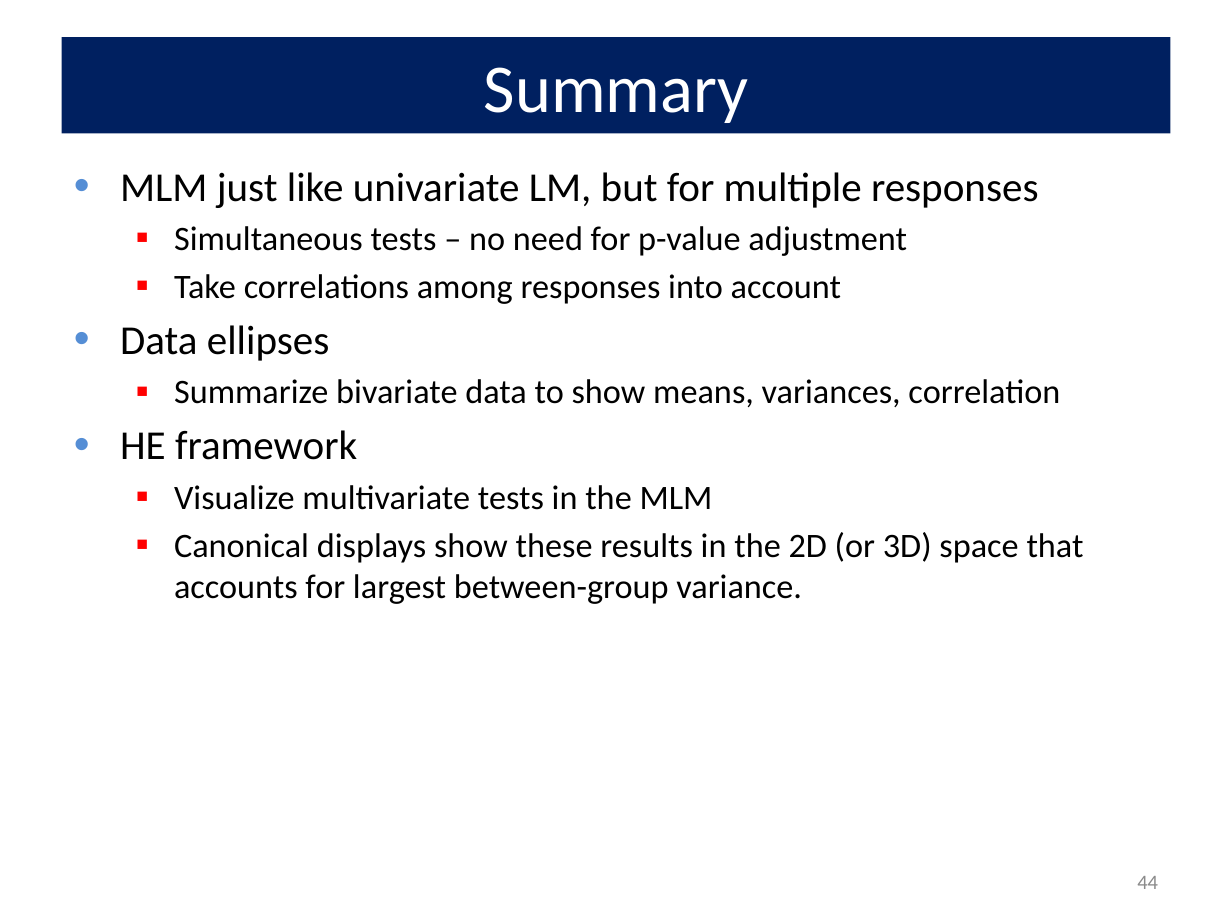
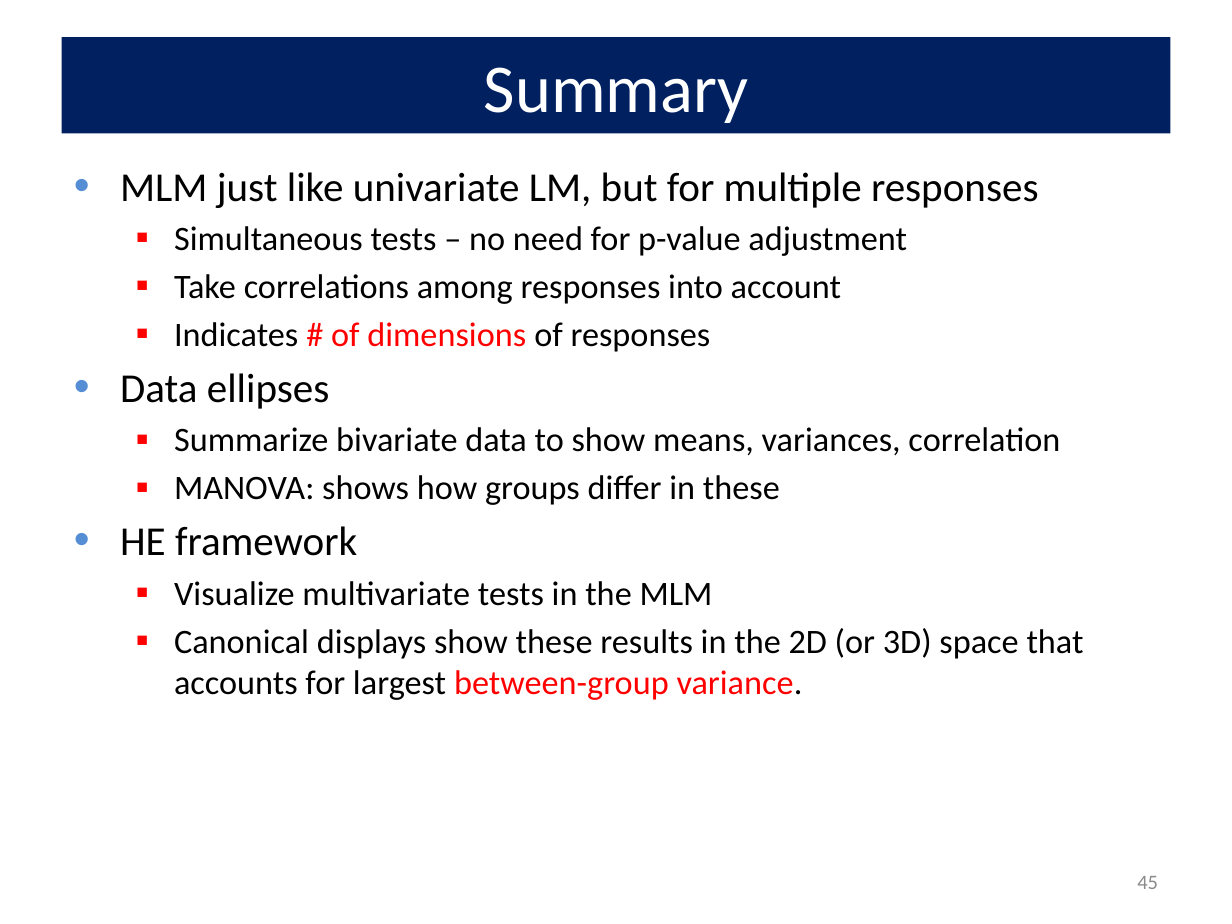
Before and after one commit to friendly/VisMLM-course, a slide deck: slide 45 of lectures/lecture2.pptx (slide 44 before the commit). Drawn at 1232x924 pixels with LibreOffice and Linux fonts; fonts in the diff are those of the drawing. Boxes give left, top, right and bottom in pixels: in the first picture for what was removed or moved away, otherwise in the second. Text is boxed around its words. In the diff, an @@ line names an element or a change of style, - is before the commit and + after.

Commit message:
update lectures 1&2

```diff
--- a/lectures/lecture2.pptx
+++ b/lectures/lecture2.pptx
@@ text at (174, 322, 711, 352): paragraph added @@
+  ▪ Indicates # of dimensions of responses
@@ text at (174, 475, 780, 505): paragraph added @@
+  ▪ MANOVA: shows how groups differ in these
@@ text at (174, 628, 1084, 700): text colour #000000 to #FF0000 in "between-group variance." @@
@@ page number at (1137, 876, 1158, 889): text changed @@
-44
+45
```
Also in this commit, not shown: 3 other slides changed, 1 slide added, 6 other files.
